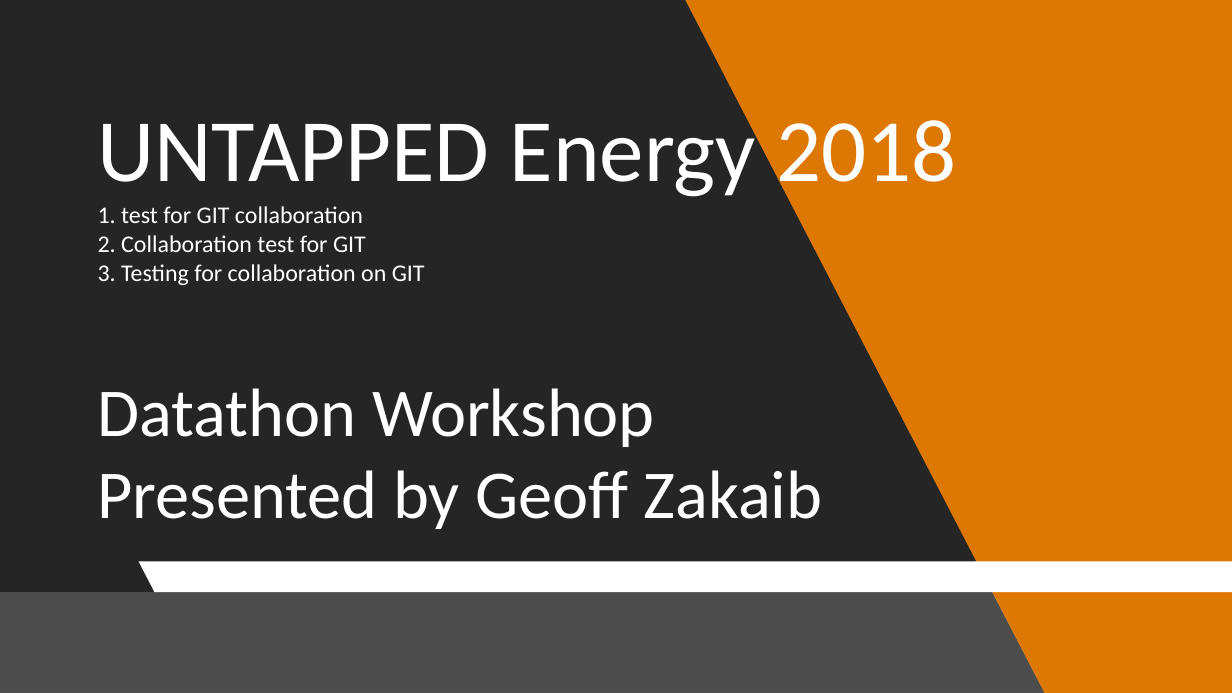
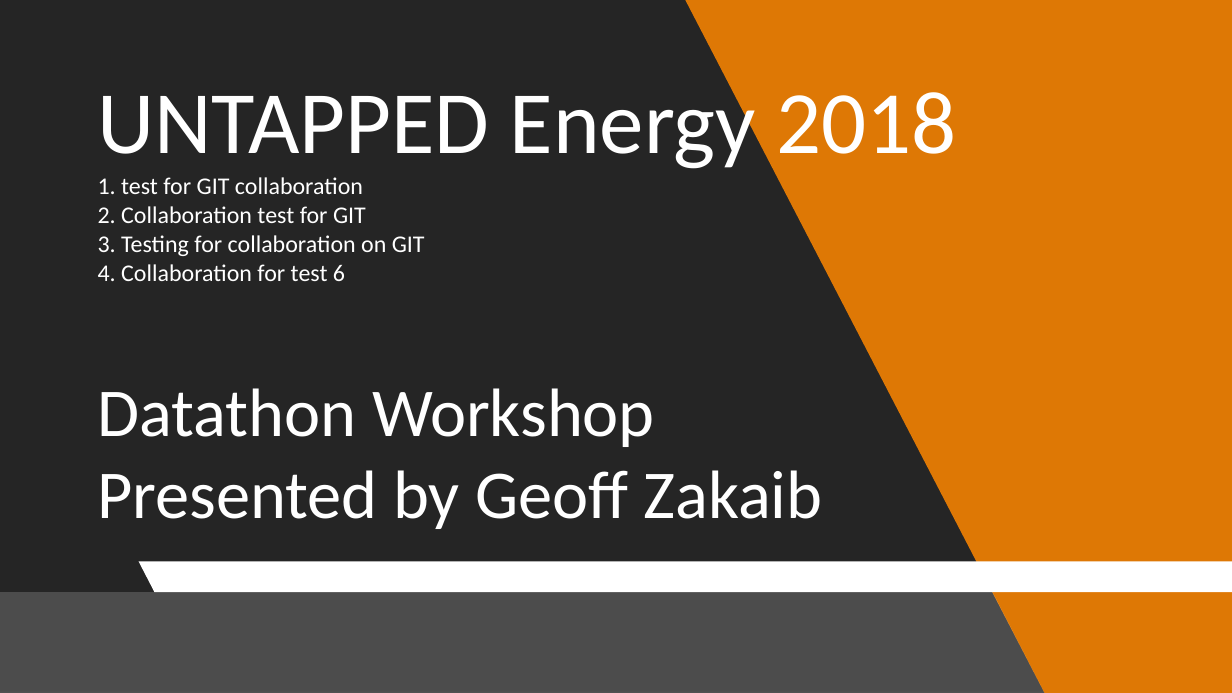
Before and after one commit to untapped-energy/data, a slide deck: slide 1 of contributed-data/1_aging_infrastructure/DO NOT USE - test files/Untapped 2018_Datathon Workshop_video.pptx. Drawn at 1232x693 pixels with LibreOffice and Linux fonts; fonts in the diff are those of the drawing; background and template pictures are left out; a plain dark background stands for a picture behind light text. Boxes give left, top, right and bottom in pixels: in the first picture for what was removed or moved away, otherwise in the second. Text is boxed around its words. In the diff, an @@ line names an element or a change of style, - is before the commit and + after.

Commit message:
test 6 - 4 bullet points
test 6 - 4 bullet points

```diff
--- a/contributed-data/1_aging_infrastructure/DO NOT USE - test files/Untapped 2018_Datathon Workshop_video.pptx
+++ b/contributed-data/1_aging_infrastructure/DO NOT USE - test files/Untapped 2018_Datathon Workshop_video.pptx
@@ text at box(98, 235, 655, 447): text changed @@
-3. Testing for collaboration on GIT
-Datathon Workshop
+3. Testing for collaboration on GIT
+4. Collaboration for test 6
+Datathon Workshop
```
